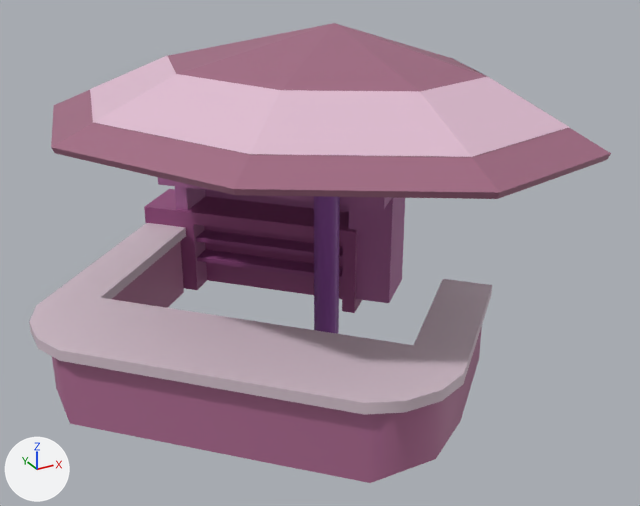
What one commit did to the FBX model Assets/Models/Crossing/Crossing_Buildings/Individual_Buildings/Foodstand_01.fbx.
Rendered twice from a camera (50 mm lens) standing at (0.0921, 0.3456, 0.1464) and looking at (0.2114, 0.5627, 0.0378). The lights are fixed; the arrows at lower left show +X, +Y and +Z. Where no turn or scale is listed for an object, it has been applied to the vertices.

The first picture shows 'Foodstand_01'.
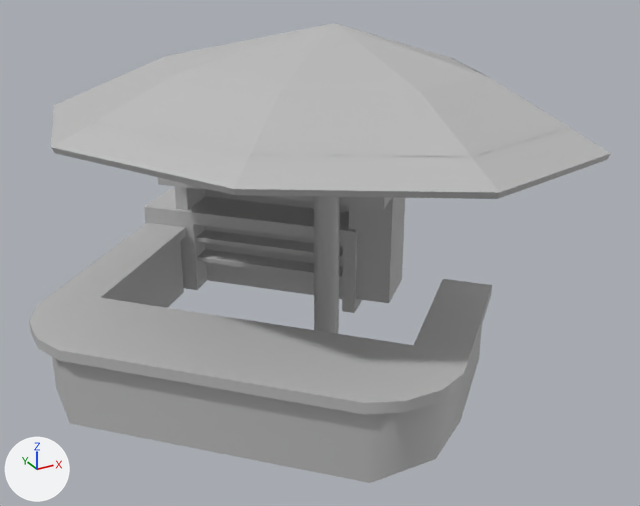
Where the change shows, as pixel boxes (x1, y1, x2, y2) in the pictures (640 x 506 px):
'Foodstand_01', recoloured
    both: (29, 23, 611, 483)

The edits, one by one:
Material 'Environment_02' (mat_environment_02) is new.
Its base color is (0.5, 0.5, 0.5) (grey #bcbcbc).
me_mesh has 211 vertices, 229 faces and spans x -0.072..0.072, y -0.084..0.084, z -0.052..0.052.
me_mesh no longer uses material mat_flatcolorbase2 (picture img_plaza_03_diffuse_jpg).
me_mesh now uses material mat_environment_02 (grey #bcbcbc).
